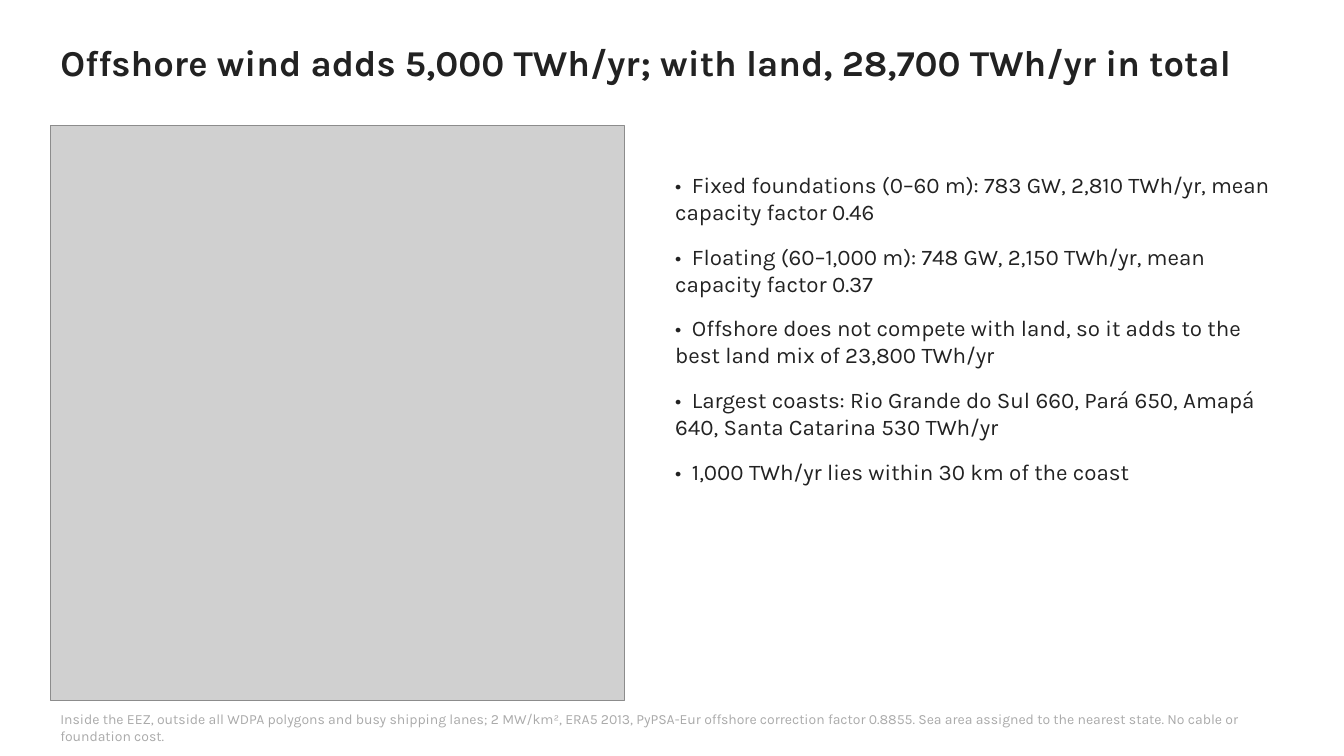
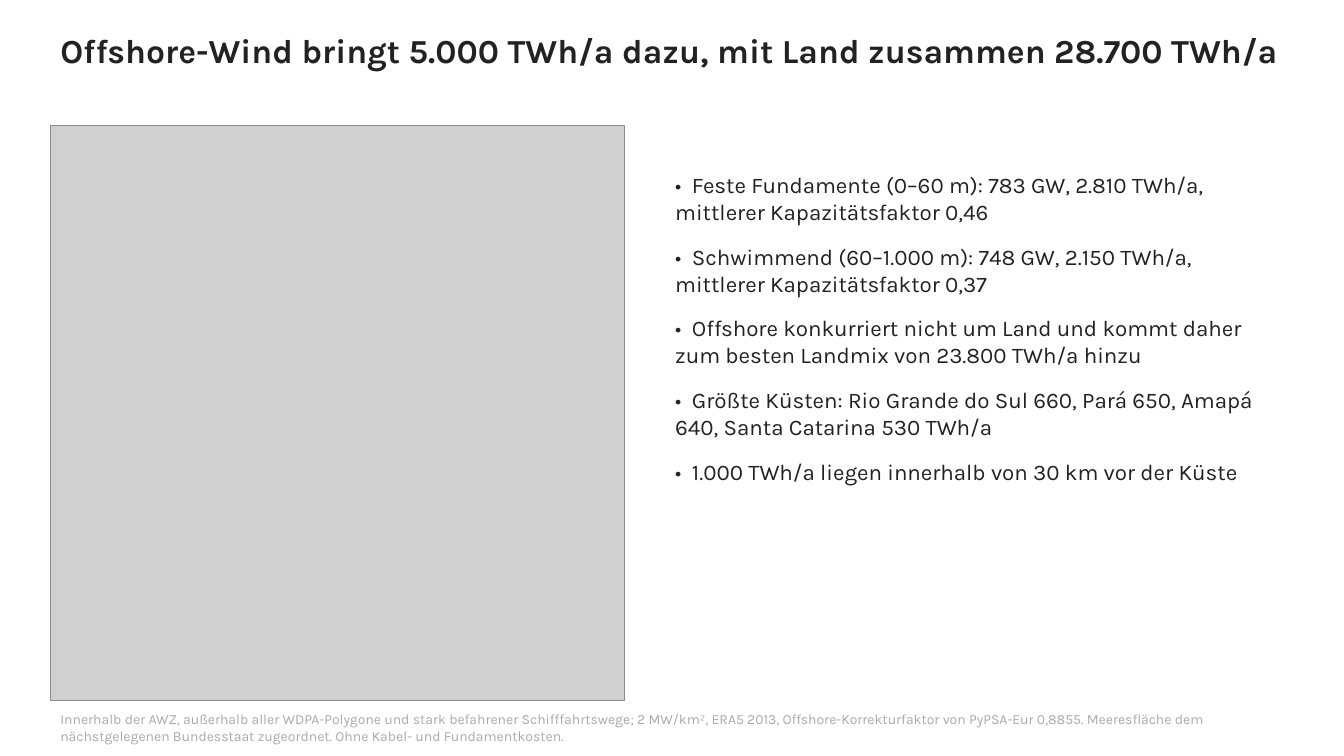
Before and after one commit to YAL-ESM/pypsa-eur-ki, a slide deck: slide 6 of workshop/slides/brazil_renewables.pptx. Drawn at 1344x756 pixels with LibreOffice and Linux fonts; fonts in the diff are those of the drawing; grey boxes stand for pictures. Boxes give left, top, right and bottom in pixels: in the first picture for what was removed or moved away, otherwise in the second. Text is boxed around its words. In the diff, an @@ line names an element or a change of style, - is before the commit and + after.

```diff
--- a/workshop/slides/brazil_renewables.pptx
+++ b/workshop/slides/brazil_renewables.pptx
@@ text at [60,38,1277,72]: text changed; size 26 to 24 pt @@
-Offshore wind adds 5,000 TWh/yr; with land, 28,700 TWh/yr in total
+Offshore-Wind bringt 5.000 TWh/a dazu, mit Land zusammen 28.700 TWh/a
@@ text at [675,176,1252,486]: text changed @@
-• Fixed foundations (0–60 m): 783 GW, 2,810 TWh/yr, mean capacity factor 0.46
-• Floating (60–1,000 m): 748 GW, 2,150 TWh/yr, mean capacity factor 0.37
-• Offshore does not compete with land, so it adds to the best land mix of 23,800 TWh/yr
-• Largest coasts: Rio Grande do Sul 660, Pará 650, Amapá 640, Santa Catarina 530 TWh/yr
-• 1,000 TWh/yr lies within 30 km of the coast
+• Feste Fundamente (0–60 m): 783 GW, 2.810 TWh/a, mittlerer Kapazitätsfaktor 0,46
+• Schwimmend (60–1.000 m): 748 GW, 2.150 TWh/a, mittlerer Kapazitätsfaktor 0,37
+• Offshore konkurriert nicht um Land und kommt daher zum besten Landmix von 23.800 TWh/a hinzu
+• Größte Küsten: Rio Grande do Sul 660, Pará 650, Amapá 640, Santa Catarina 530 TWh/a
+• 1.000 TWh/a liegen innerhalb von 30 km vor der Küste
@@ text at [60,714,1204,744]: text changed @@
-Inside the EEZ, outside all WDPA polygons and busy shipping lanes; 2 MW/km², ERA5 2013, PyPSA-Eur offshore correction factor 0.8855. Sea area assigned to the nearest state. No cable or foundation cost.
+Innerhalb der AWZ, außerhalb aller WDPA-Polygone und stark befahrener Schifffahrtswege; 2 MW/km², ERA5 2013, Offshore-Korrekturfaktor von PyPSA-Eur 0,8855. Meeresfläche dem nächstgelegenen Bundesstaat zugeordnet. Ohne Kabel- und Fundamentkosten.
```
Also in this commit, not shown: 7 other slides changed, 1 other file.
